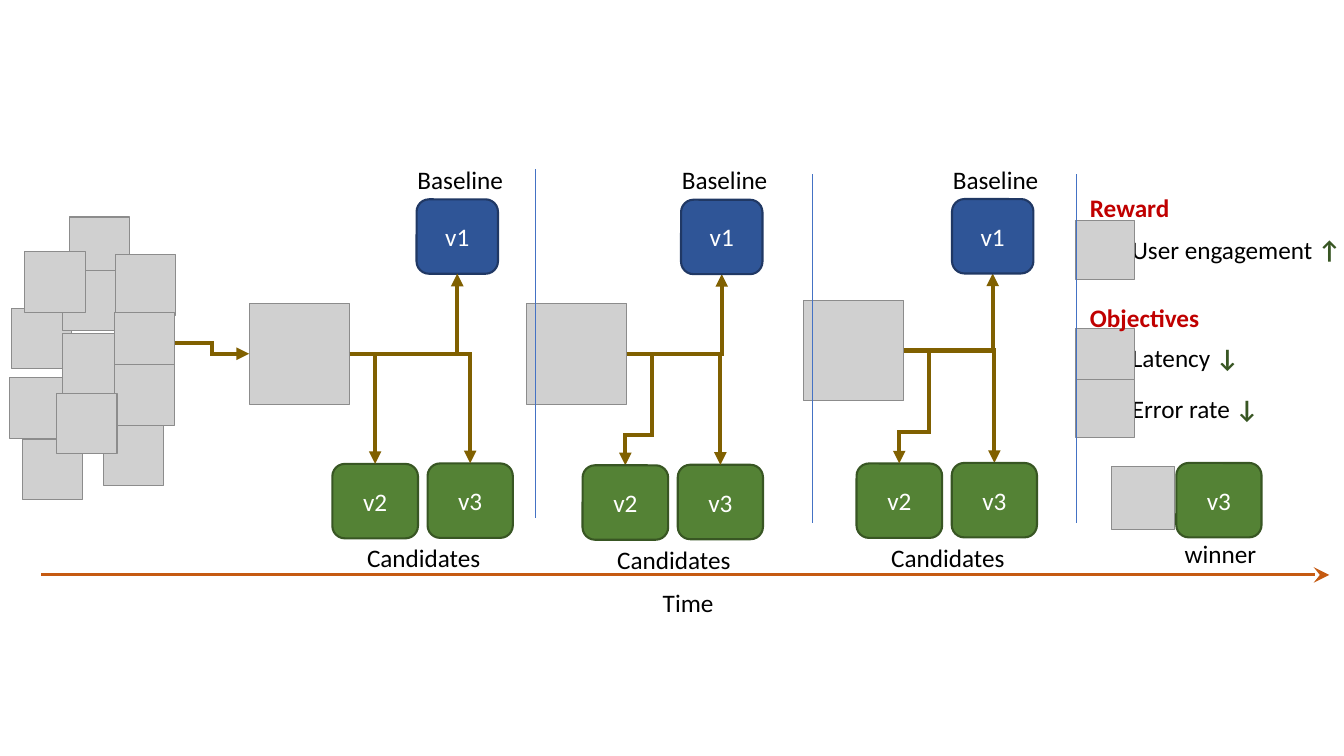
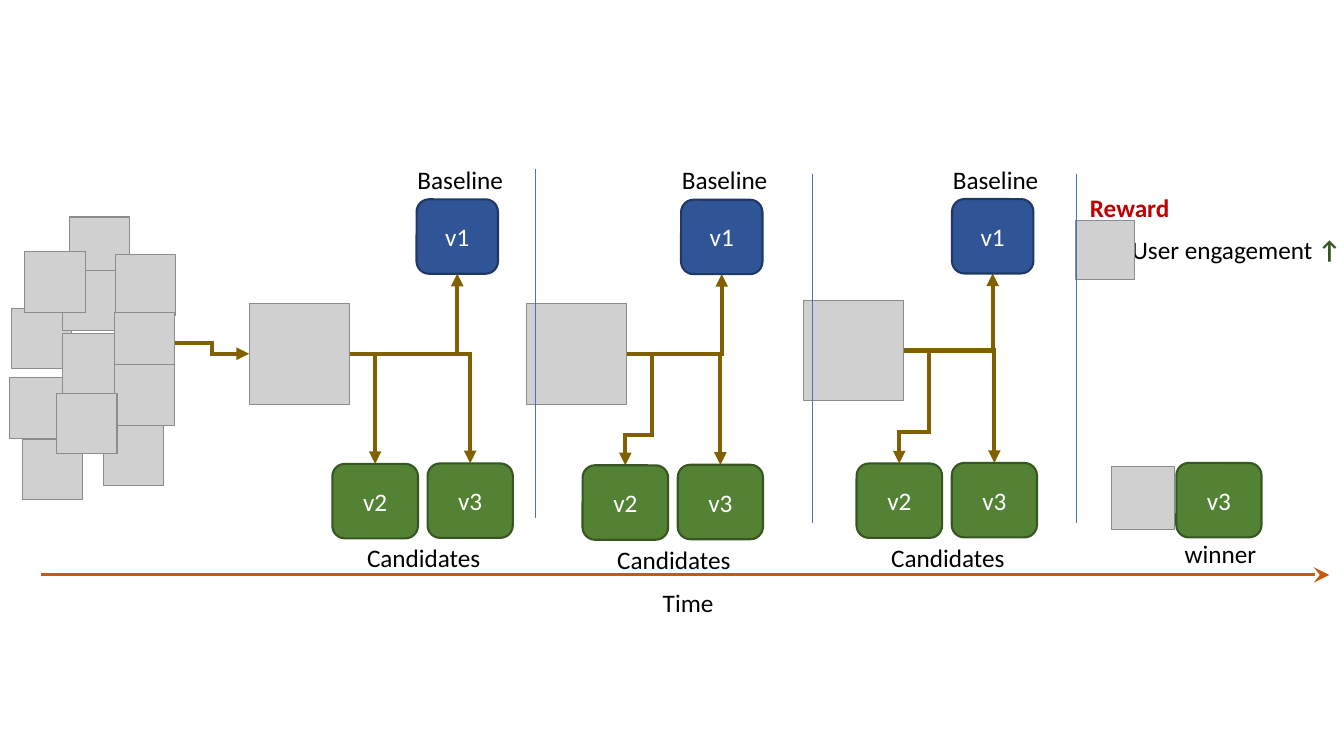
Before and after one commit to iter8-tools/iter8, a slide deck: slide 1 of mkdocs/docs/images/src/abn.pptx. Drawn at 1344x756 pixels with LibreOffice and Linux fonts; fonts in the diff are those of the drawing; grey boxes stand for pictures. Boxes give left, top, right and bottom in pixels: in the first picture for what was removed or moved away, otherwise in the second. Text is boxed around its words. In the diff, an @@ line names an element or a change of style, - is before the commit and + after.

```diff
--- a/mkdocs/docs/images/src/abn.pptx
+++ b/mkdocs/docs/images/src/abn.pptx
@@ rounded rectangle removed at <box>1070,287,1159,402</box> @@
@@ picture removed at <box>1076,329,1134,387</box> @@
@@ text removed at <box>1090,309,1199,334</box> @@
-Objectives
@@ text removed at <box>1132,346,1210,373</box> @@
-Latency ↓
@@ picture removed at <box>1076,379,1134,438</box> @@
@@ text removed at <box>1132,397,1230,424</box> @@
-Error rate ↓
```
Also in this commit, not shown: 25 other files.
